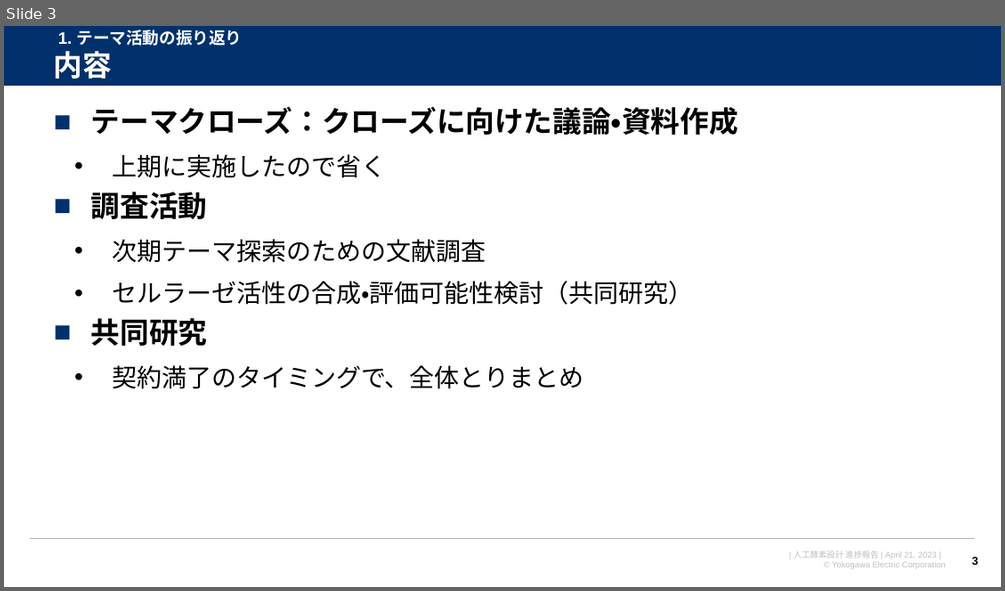
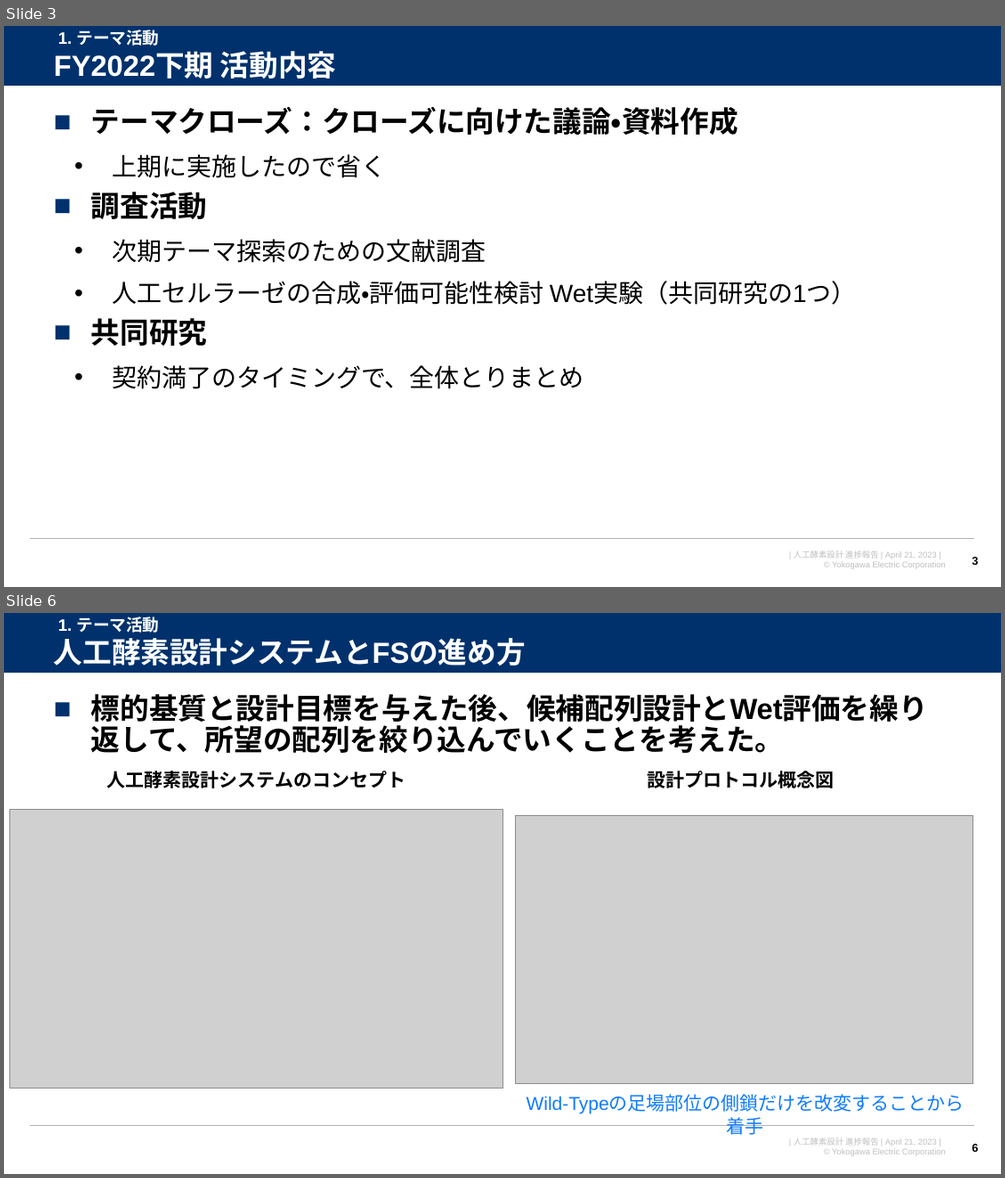
Before and after one commit to watarukumagai-git/denovo, a slide deck: joint_res/230421_人工酵素設計_進捗報告_rev.0.pptx. Shown one above the other, each under a label of ours: slide 3 before the commit, slides 3 and 6 after it; the slides between them are not shown. The pictures are 1005x591 and 1005x1178 pixels, drawn with LibreOffice and Linux fonts; fonts in the diff are those of the drawing; grey boxes stand for pictures; background and template pictures are left out. Boxes give left, top, right and bottom in pixels: in the first picture for what was removed or moved away, otherwise in the second. Text is boxed around its words. In the diff, an @@ line names an element or a change of style, - is before the commit and + after.

```diff
--- a/joint_res/230421_人工酵素設計_進捗報告_rev.0.pptx
+++ b/joint_res/230421_人工酵素設計_進捗報告_rev.0.pptx
@@ slide 6 added at (x1=4, y1=613, x2=1001, y2=1174), background #FFFFFF; not listed: 4 template elements that a slide beside it also shows @@
@@ title added at (x1=54, y1=638, x2=526, y2=666), 28 pt, text #FFFFFF, bold @@
+人工酵素設計システムとFSの進め方
@@ text added at (x1=58, y1=617, x2=160, y2=633), 16 pt, text #FFFFFF, bold @@
+1. テーマ活動
@@ text added at (x1=91, y1=694, x2=928, y2=753), 28 pt, text #000000, bold @@
+■ 標的基質と設計目標を与えた後、候補配列設計とWet評価を繰り返して、所望の配列を絞り込んでいくことを考えた。
@@ text added at (x1=107, y1=771, x2=405, y2=788), 18 pt, text #000000, bold @@
+人工酵素設計システムのコンセプト
@@ text added at (x1=647, y1=771, x2=833, y2=788), 18 pt, text #000000, bold @@
+設計プロトコル概念図
@@ picture added at (x1=10, y1=809, x2=502, y2=1088) @@
@@ picture added at (x1=516, y1=816, x2=973, y2=1083) @@
@@ text added at (x1=526, y1=1095, x2=964, y2=1114), 18 pt, text #0E7BFF @@
+Wild-Typeの足場部位の側鎖だけを改変することから着手
@@ page number added at (x1=971, y1=1143, x2=978, y2=1151), 11 pt, text #000000, bold @@
+6
@@ slide 3 changed as well @@
@@ title at (x1=54, y1=51, x2=337, y2=79): text changed @@
-内容
+FY2022下期 活動内容
@@ text at (x1=58, y1=30, x2=160, y2=46): text changed @@
-1. テーマ活動の振り返り
+1. テーマ活動
@@ text at (x1=112, y1=281, x2=857, y2=305): text changed @@
-  • セルラーゼ活性の合成・評価可能性検討（共同研究）
+  • 人工セルラーゼの合成・評価可能性検討 Wet実験（共同研究の1つ）
```
Also in this commit, not shown: 8 other slides changed, 12 other slides added, 1 slide removed.
